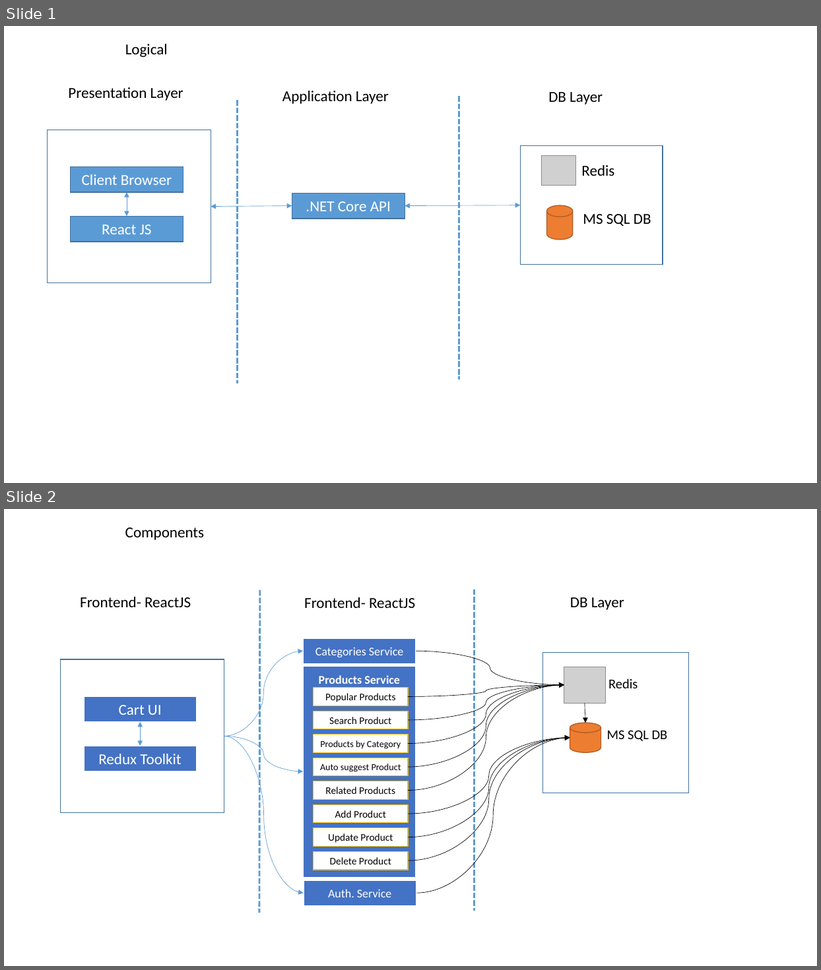
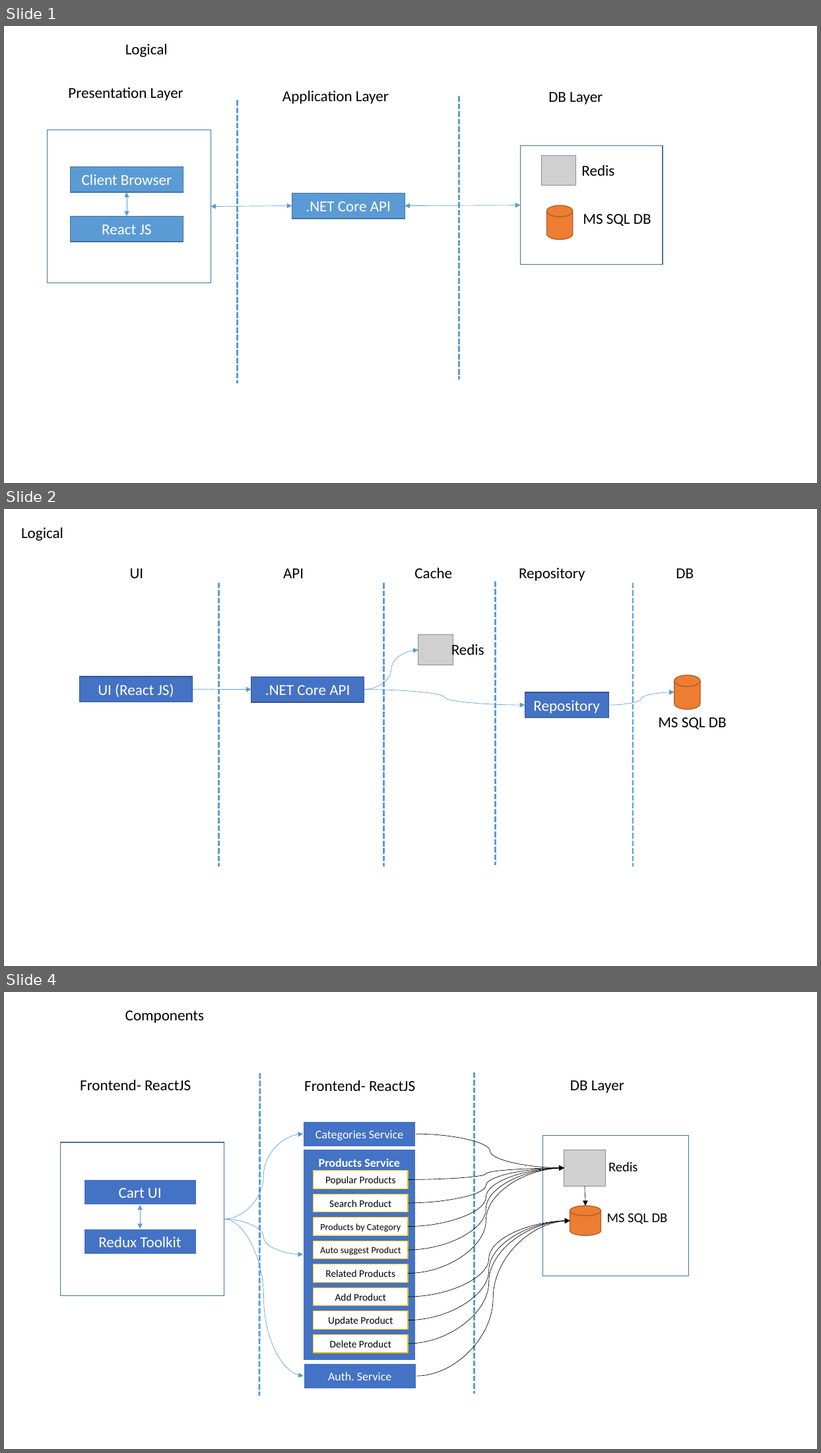
Before and after one commit to satyajitmajhiaus/smartcart, a slide deck: Artifacts/SM _ Deisgn ppt.pptx. Shown one above the other, each under a label of ours: slides 1 and 2 before the commit, slides 1, 2 and 4 after it; the slides between them are not shown. The pictures are 821x970 and 821x1453 pixels, drawn with LibreOffice and Linux fonts; fonts in the diff are those of the drawing; grey boxes stand for pictures. Boxes give left, top, right and bottom in pixels: in the first picture for what was removed or moved away, otherwise in the second. Text is boxed around its words. In the diff, an @@ line names an element or a change of style, - is before the commit and + after.

```diff
--- a/Artifacts/SM _ Deisgn ppt.pptx
+++ b/Artifacts/SM _ Deisgn ppt.pptx
@@ slide 2 added at [4, 509, 817, 966], background #FFFFFF @@
@@ text added at [21, 527, 63, 541], 18 pt, text #000000 @@
+Logical
@@ text added at [415, 568, 452, 578], 18 pt, text #000000 @@
+Cache
@@ text added at [519, 568, 585, 581], 18 pt, text #000000 @@
+Repository
@@ text added at [130, 568, 144, 578], 18 pt, text #000000 @@
+UI
@@ line added from (218, 583) to (218, 867), #5B9BD5 2.25 pt dashed @@
@@ text added at [283, 568, 304, 578], 18 pt, text #000000 @@
+API
@@ line added from (384, 583) to (384, 867), #5B9BD5 2.25 pt dashed @@
@@ line added from (496, 582) to (496, 865), #5B9BD5 2.25 pt dashed @@
@@ line added from (633, 583) to (633, 867), #5B9BD5 2.25 pt dashed @@
@@ text added at [676, 568, 694, 578], 18 pt, text #000000 @@
+DB
@@ picture added at [418, 635, 453, 666] @@
@@ text added at [451, 642, 484, 659], 18 pt, text #000000 @@
+Redis
@@ curved arrow added from (364, 690) to (418, 650), #5B9BD5 0.5 pt @@
@@ rectangle added at [80, 677, 193, 702], fill #4472C4, outline #325491 1 pt, 18 pt, text #FFFFFF @@
+UI (React JS)
@@ rectangle added at [252, 677, 364, 702], fill #4472C4, outline #325491 1 pt, 18 pt, text #FFFFFF @@
+.NET Core API
@@ cylinder added at [675, 675, 700, 710], fill #ED7D31, outline #AF5C24 1 pt @@
@@ curved arrow added from (193, 690) to (252, 690), #5B9BD5 0.5 pt @@
@@ curved arrow added from (364, 690) to (525, 706), #5B9BD5 0.5 pt @@
@@ rectangle added at [525, 692, 609, 718], fill #4472C4, outline #325491 1 pt, 18 pt, text #FFFFFF @@
+Repository
@@ curved arrow added from (609, 706) to (675, 692), #5B9BD5 0.5 pt @@
@@ text added at [658, 718, 727, 729], 18 pt, text #000000 @@
+MS SQL DB
@@ what was slide 2 is now slide 4 @@
```
Also in this commit, not shown: 1 other slide added, 6 other files.
